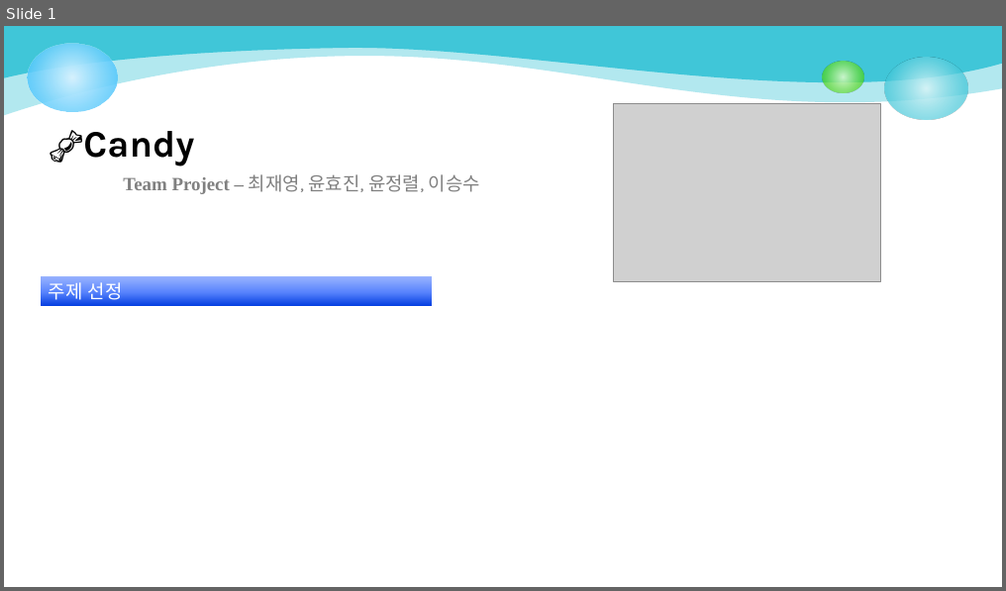
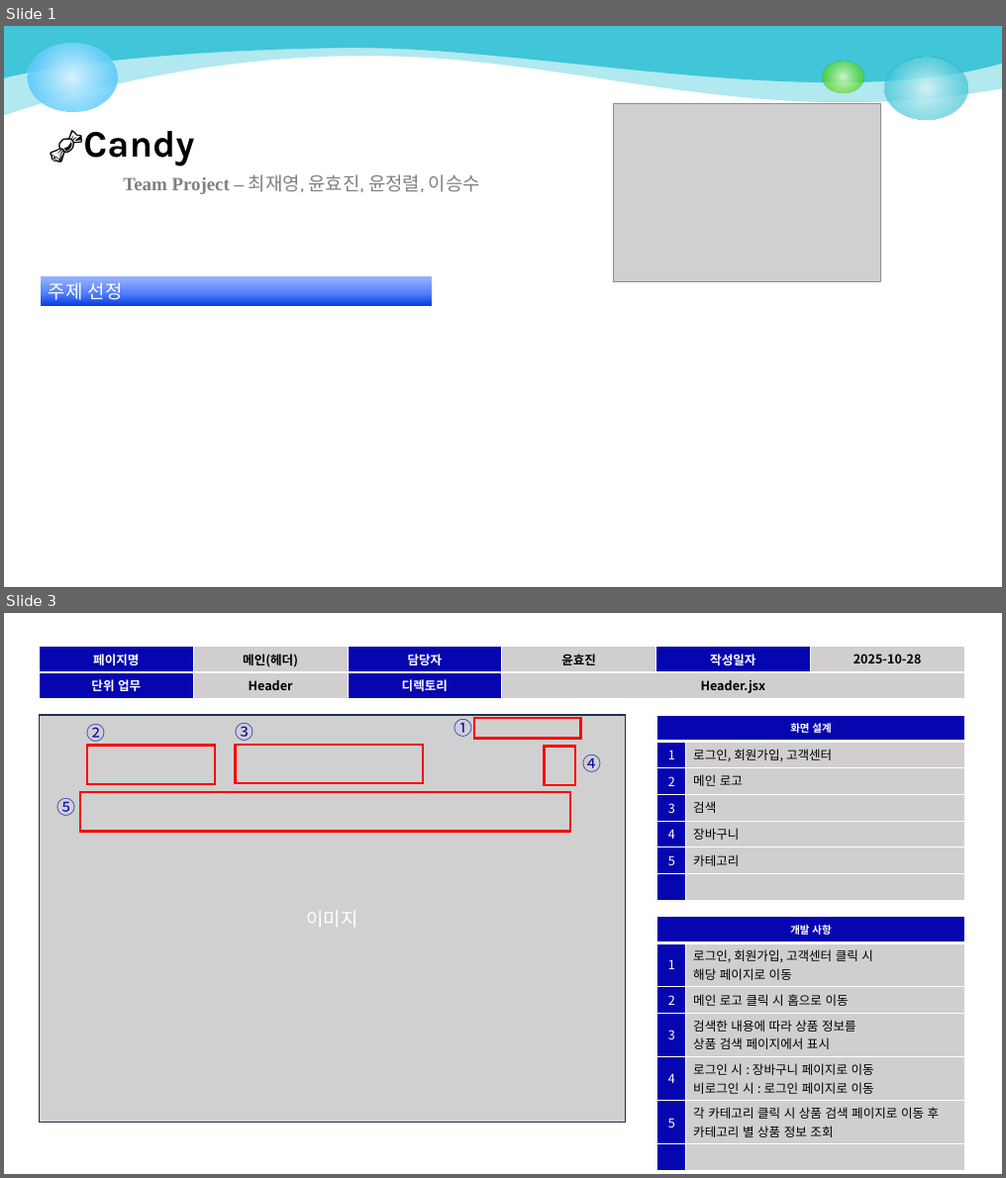
Before and after one commit to jungryeol123/tjg_project, a slide deck: TeamProject_스토리보드.pptx. Shown one above the other, each under a label of ours: slide 1 before the commit, slides 1 and 3 after it; the slides between them are not shown. The pictures are 1006x591 and 1006x1178 pixels, drawn with LibreOffice and Linux fonts; fonts in the diff are those of the drawing; grey boxes stand for pictures. Boxes give left, top, right and bottom in pixels: in the first picture for what was removed or moved away, otherwise in the second. Text is boxed around its words. In the diff, an @@ line names an element or a change of style, - is before the commit and + after.

```diff
--- a/TeamProject_스토리보드.pptx
+++ b/TeamProject_스토리보드.pptx
@@ slide 3 added at (4, 613, 1002, 1174), background #FFFFFF @@
@@ table added at (40, 646, 964, 699), 2 rows, 6 columns @@
+페이지명 | 메인(헤더) | 담당자 | 윤효진 | 작성일자 | 2025-10-28
+단위 업무 | Header | 디렉토리 | Header.jsx |  | 
@@ picture added at (40, 715, 626, 1123), 18 pt, text #FFFFFF @@
+이미지
@@ text added at (86, 724, 105, 746), 18 pt, text #0606B1 @@
+②
@@ text added at (235, 723, 253, 741), 18 pt, text #0606B1 @@
+③
@@ text added at (453, 719, 472, 737), 18 pt, text #0606B1 @@
+①
@@ rectangle added at (474, 718, 580, 738), outline #FF0000 2.25 pt @@
@@ table added at (657, 715, 964, 900), 7 rows, 2 columns @@
+화면 설계 | 
+1 | 로그인, 회원가입, 고객센터
+2 | 메인 로고
+3 | 검색
+4 | 장바구니
+5 | 카테고리
+ | 
@@ rectangle added at (87, 746, 215, 784), outline #FF0000 2.25 pt @@
@@ rectangle added at (236, 745, 423, 783), outline #FF0000 2.25 pt @@
@@ rectangle added at (545, 747, 576, 785), outline #FF0000 2.25 pt @@
@@ text added at (583, 755, 602, 772), 18 pt, text #0606B1 @@
+④
@@ text added at (57, 798, 76, 816), 18 pt, text #0606B1 @@
+⑤
@@ rectangle added at (80, 792, 570, 831), outline #FF0000 2.25 pt @@
@@ table added at (657, 917, 964, 1146), 7 rows, 2 columns @@
+개발 사항 | 
+1 | 로그인, 회원가입, 고객센터 클릭 시 / 해당 페이지로 이동
+2 | 메인 로고 클릭 시 홈으로 이동
+3 | 검색한 내용에 따라 상품 정보를 / 상품 검색 페이지에서 표시
+4 | 로그인 시 : 장바구니 페이지로 이동 / 비로그인 시 : 로그인 페이지로 이동
+5 | 각 카테고리 클릭 시 상품 검색 페이지로 이동 후 카테고리 별 상품 정보 조회
+ | 
```
Also in this commit, not shown: 7 slides changed, 2 other slides added, 1 slide removed.
